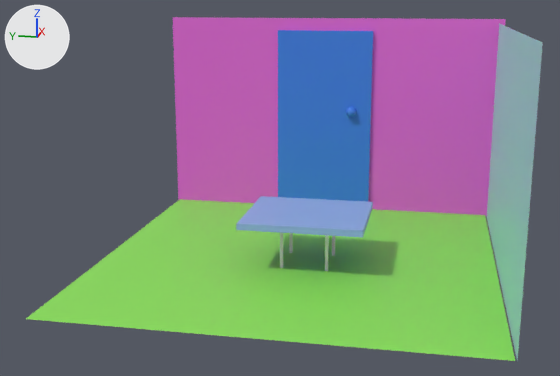
Before and after pictures for a commit that changed the Blender file Model_blender/RoomAndTable2.blend.
One viewpoint serves both versions: a 50 mm lens placed at (-67.2, -11.6, 23.5), pointed at (-0.8, 1.7, 6.9). Arrows for +X, +Y and +Z are at upper left; the lights stay in place.

In view in the first picture: 'Cube.003', 'Cube.004', 'Door.001', 'Plane', 'Wall.001', 'Wall.002'.
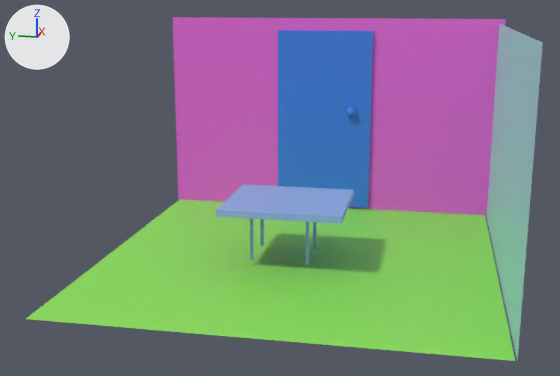
Pixel boxes [x1, y1, x2, y2] of what changed, in the pictures (560 x 376 px):
'Cube.003', reshaped, moved: before [325, 235, 329, 271]; after [216, 184, 354, 264]
'Cube.004', deleted (blue): before [236, 196, 373, 237]
'Cube.002', deleted: before [280, 233, 283, 268]
part 1 of me_cube_004, added: after [313, 222, 317, 249]
part 2 of me_cube_004, added: after [260, 219, 264, 246]
part 3 of me_cube_004, added: after [305, 222, 309, 264]
part 4 of me_cube_004, added (blue): after [216, 184, 354, 224]
part 5 of me_cube_004, recoloured: before [325, 235, 329, 271]; after [250, 219, 254, 260]

What changed in the scene script:
```text
Change me_cube_004:
    used by ob_cube_003; location = (-3.24, -2.96, 2.0); scale = (0.126, 0.132, -2.27)
    remove me_cube_004.from_pydata(...)  # 8 vertices, 6 faces; spans x -1.0..1.0, y -1.0..1.0, z -1.0..1.0
    add me_cube_004.from_pydata(...)  # 40 vertices, 30 faces; spans x -21.23..53.59, y -62.67..18.5, z -1.28..1.0
    me_cube_004 part 1: a new loose piece, a box spanning x 32.51..34.51, y -38.86..-36.86, z -1.0..1.0, in mat_material_001 (blue #92b0e7)
    me_cube_004 part 2: a new loose piece, a box spanning x 32.51..34.51, y -1.0..1.0, z -1.0..1.0, in mat_material_001 (blue #92b0e7)
    me_cube_004 part 3: a new loose piece, a box spanning x -1.0..1.0, y -38.86..-36.86, z -1.0..1.0, in mat_material_001 (blue #92b0e7)
    me_cube_004 part 4: a new loose piece, a box spanning x -21.23..53.59, y -62.67..18.5, z -1.28..-1.02, in mat_material_001 (blue #92b0e7)
    me_cube_004 part 5: 6 faces spanning x -1.0..1.0, y -1.0..1.0, z -1.0..1.0 switch from no material to mat_material_001 (blue #92b0e7)
Remove ob_cube_002:
    ob_cube_002 = bpy.data.objects.new('Cube.002', me_cube_003)
    ob_cube_002.location = (-3.24, 1.05, 2.0)
    ob_cube_002.scale = (0.126, 0.132, -2.27)
Change ob_cube_003:
    ob_cube_003.location: (-3.24, -2.96, 2.0) -> (-3.24, 3.76, 3.08)
Remove ob_cube_004:
    ob_cube_004 = bpy.data.objects.new('Cube.004', me_cube_005)
    ob_cube_004.location = (-1.19, -0.94, 4.61)
    ob_cube_004.scale = (4.73, 5.36, 0.292)
```
